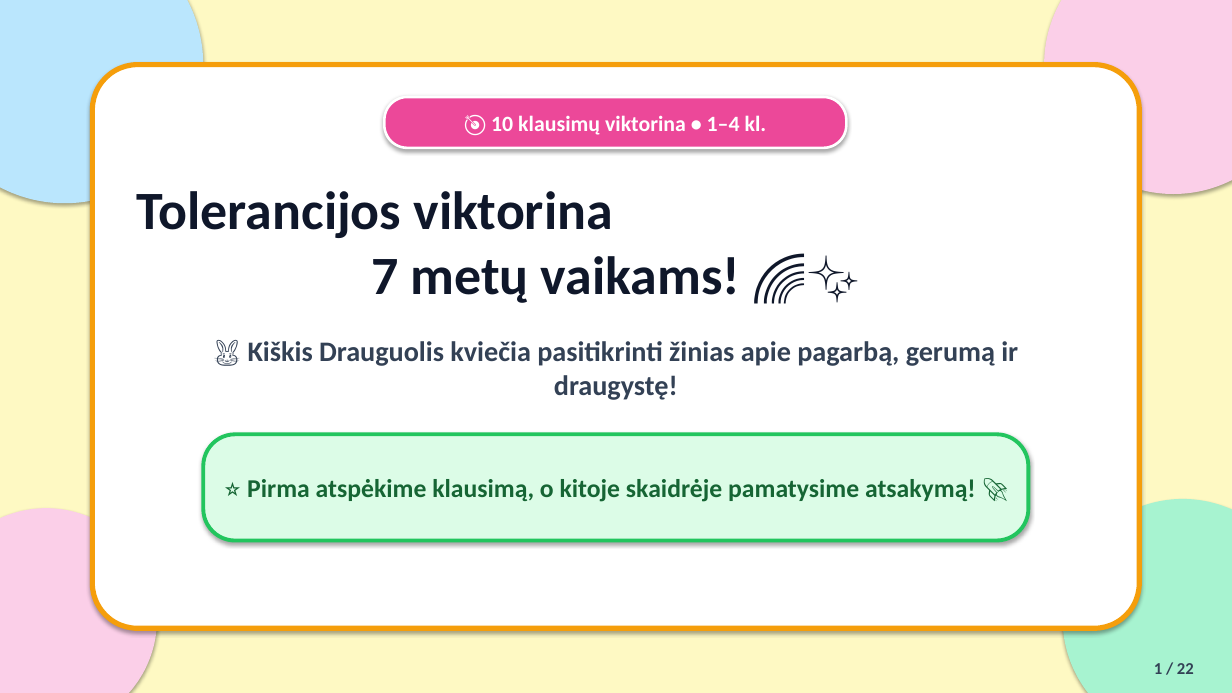
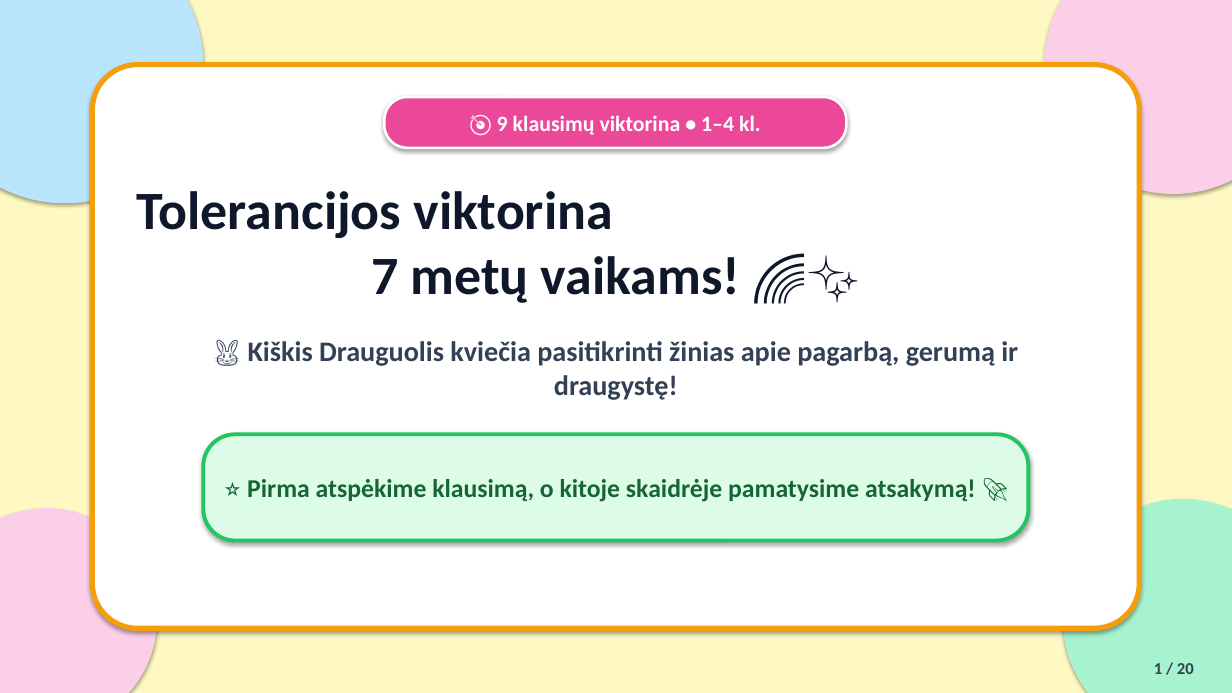
Before and after one commit to Artiomkalinin/tolerancijos-diena, a slide deck: slide 1 of Tolerancijos_viktorina.pptx. Drawn at 1232x693 pixels with LibreOffice and Linux fonts; fonts in the diff are those of the drawing. Boxes give left, top, right and bottom in pixels: in the first picture for what was removed or moved away, otherwise in the second. Text is boxed around its words. In the diff, an @@ line names an element or a change of style, - is before the commit and + after.

```diff
--- a/Tolerancijos_viktorina.pptx
+++ b/Tolerancijos_viktorina.pptx
@@ text at (497,115,761,135): text changed @@
-🎯 10 klausimų viktorina • 1–4 kl.
+🎯 9 klausimų viktorina • 1–4 kl.
@@ text at (1154,663,1194,674): text changed @@
-1 / 22
+1 / 20
```
Also in this commit, not shown: 19 other slides changed, 2 slides removed, 3 other files.
